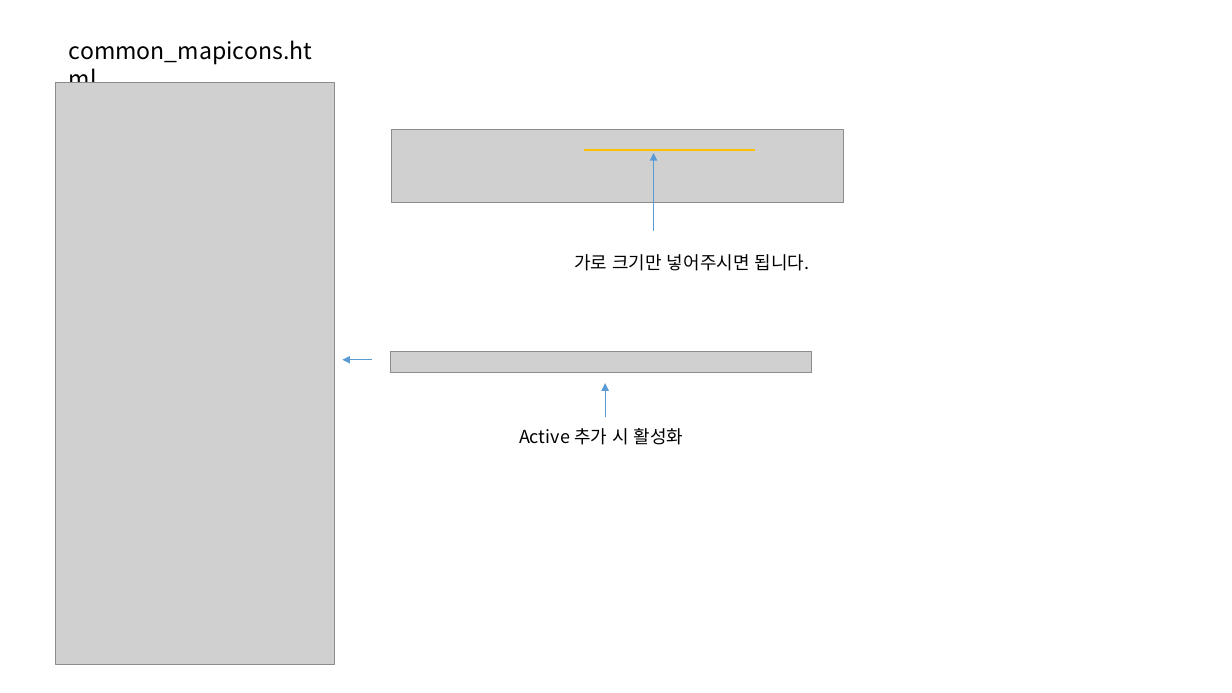
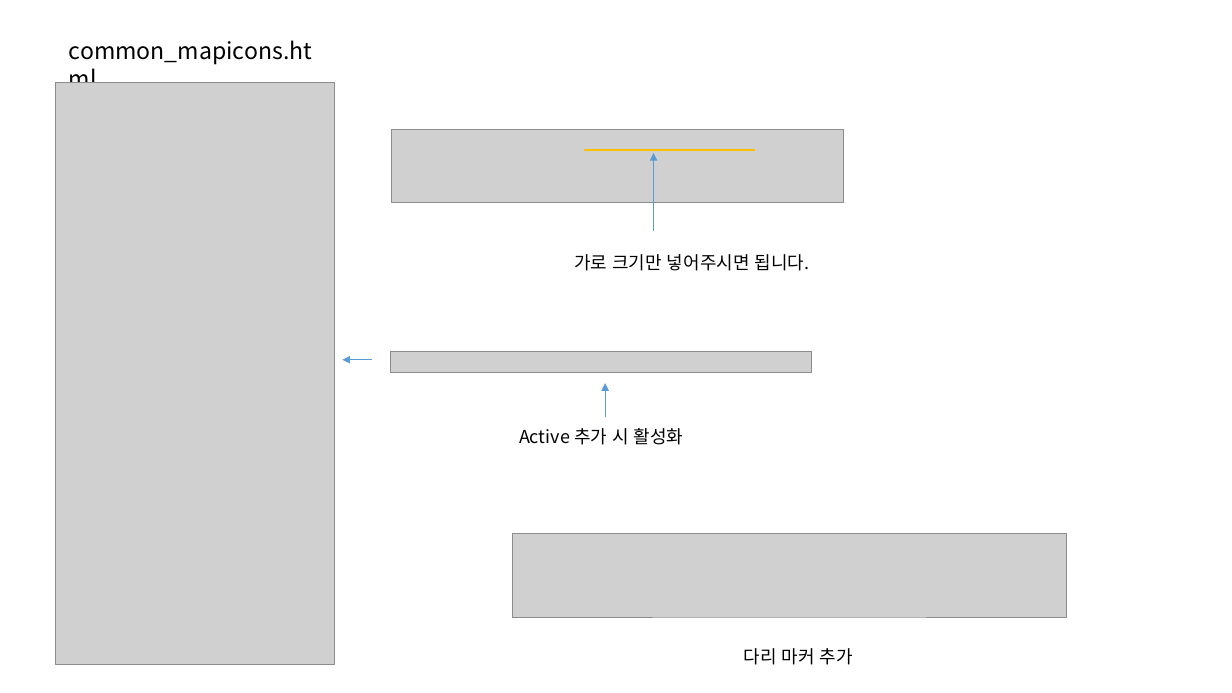
Before and after one commit to jeoungGyy/sejong, a slide deck: slide 6 of ppt/04-13.pptx. Drawn at 1232x693 pixels with LibreOffice and Linux fonts; fonts in the diff are those of the drawing; grey boxes stand for pictures. Boxes give left, top, right and bottom in pixels: in the first picture for what was removed or moved away, otherwise in the second. Text is boxed around its words. In the diff, an @@ line names an element or a change of style, - is before the commit and + after.

Commit message:
다리 마커 추가

```diff
--- a/ppt/04-13.pptx
+++ b/ppt/04-13.pptx
@@ picture added at <box>513,533,1067,617</box> @@
@@ text added at <box>743,648,853,665</box>, 14 pt, text #000000 @@
+다리 마커 추가
```
Also in this commit, not shown: 3 other files.
